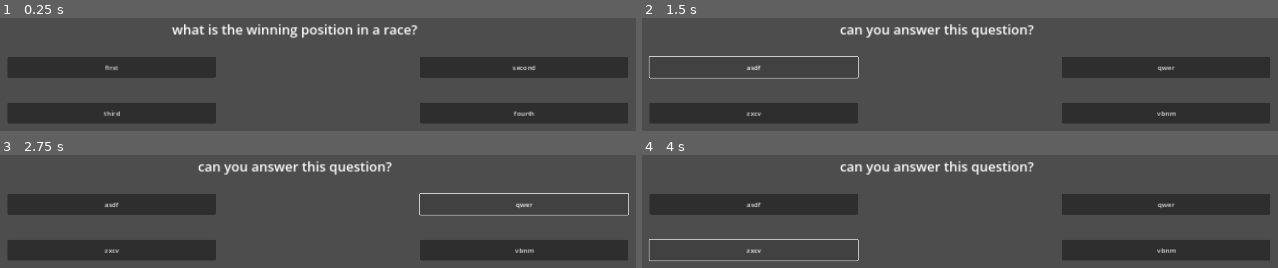
Above: before the commit, frames 1-4 (two rows, left to right).
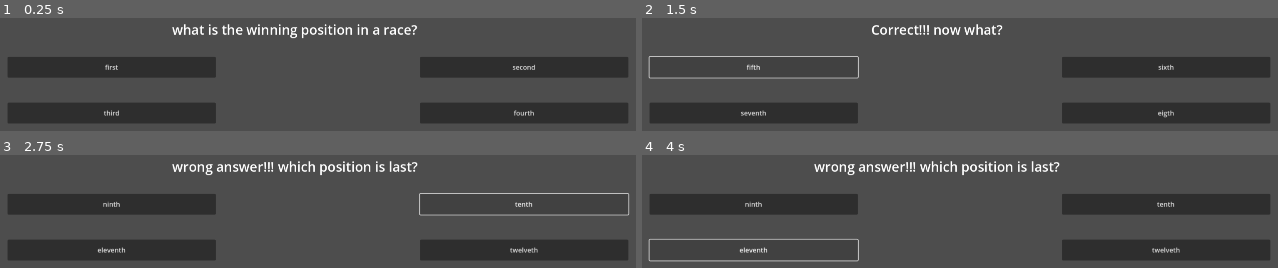
Above: after the commit, the same moments.

Repository: mxbernerSNC/Reverse-Dating-Sim
Game: Godot game, scene res://main.tscn
Two runs of this game, one before a commit and one after it. Both use one fixed random seed, a clock stepped at 60 frames per second and the inputs below. Before the commit the project starts from res://date.tscn.
Inputs:
- Up to frame 1 (0.25 s): no input
- Up to frame 2 (1.5 s): click "first" at 0.5 s; click "asdf" (after the commit: "fifth") at 1.25 s
- Up to frame 3 (2.75 s): click "qwer" (after the commit: "sixth") at 2 s
- Up to frame 4 (4 s): click "asdf" (after the commit: "ninth") at 2.75 s; click "zxcv" (after the commit: "seventh") at 3.5 s

The runs differ from the first frame. In frame 1, 1.4% of the frame differs, in the area x 16-85%, y 5-87%; in frame 2, 2.4%; in frame 3, 2.8%; in frame 4, 3.0%, in the area x 0-85%, y 5-95%.

Commit message:
added main.gd

Diff:
--- /dev/null
+++ b/main.gd
@@ -0,0 +1,35 @@
+extends Node2D
+
+var scenes = {
+	"intro_scene.tscn": {
+		"question": "what is the winning position in a race?",
+		"options": [
+			{"text": "first", "next": "first_scene.tscn"},
+			{"text": "second", "next": "second_scene.tscn"},
+			{"text": "third", "next": "second_scene.tscn"},
+			{"text": "fourth", "next": "second_scene.tscn"}
+		]
+	},
+	"first_scene.tscn": {
+		"question": "Correct!!! now what?",
+		"options": [
+			{"text": "fifth", "next": "fifth.tscn"},
+			{"text": "sixth", "next": "sixth.tscn"},
+			{"text": "seventh", "next": "seventh.tscn"},
+			{"text": "eigth", "next": "eigth.tscn"}
+		]
+	},
+	"second_scene.tscn": {
+		"question": "wrong answer!!! which position is last?",
+		"options": [
+			{"text": "ninth", "next": "ninth.tscn"},
+			{"text": "tenth", "next": "tenth.tscn"},
+			{"text": "eleventh", "next": "eleventh.tscn"},
+			{"text": "twelveth", "next": "twelveth.tscn"}
+		]
+	}
+}
+
+func _ready():
+	$prompt.scenes = scenes
+	$prompt.init_scene(scenes["intro_scene.tscn"])
--- /dev/null
+++ b/main.tscn
@@ -0,0 +1,11 @@
+[gd_scene load_steps=3 format=3 uid="uid://bsplnkju8h0m3"]
+
+[ext_resource type="Script" path="res://main.gd" id="1_efkcx"]
+[ext_resource type="PackedScene" uid="uid://nclmb31of5ke" path="res://prompt.tscn" id="1_gw8ds"]
+
+[node name="main" type="Node2D"]
+script = ExtResource("1_efkcx")
+
+[node name="background" type="Sprite2D" parent="."]
+
+[node name="prompt" parent="." instance=ExtResource("1_gw8ds")]
--- a/project.godot
+++ b/project.godot
@@ -11,7 +11,7 @@
 [application]
 
 config/name="reverse_dating_sim"
-run/main_scene="res://date.tscn"
+run/main_scene="res://main.tscn"
 config/features=PackedStringArray("4.2", "Forward Plus")
 config/icon="res://icon.svg"
 
@@ -19,4 +19,4 @@
 
 window/size/viewport_width=1920
 window/size/viewport_height=1080
-window/stretch/mode="canvas_items"
+window/stretch/mode="viewport"
--- a/prompt.gd
+++ b/prompt.gd
@@ -1,44 +1,18 @@
 extends Control
 
+var scenes
 var options
-var question
-
-var scenes = {
-	"example_scene.tscn": {
-		"question": "what is the winning position in a race?",
-		"options": [
-			{"text": "first", "next": "first_scene.tscn"},
-			{"text": "second", "next": "second_scene.tscn"},
-			{"text": "third", "next": "third_scene.tscn"},
-			{"text": "fourth", "next": "fourth_scene.tscn"}
-		]
-	},
-	"first_scene.tscn": {
-		"question": "can you answer this question?",
-		"options": [
-			{"text": "asdf", "next": "fifth_scene.tscn"},
-			{"text": "qwer", "next": "sixth_scene.tscn"},
-			{"text": "zxcv", "next": "seventh_scene.tscn"},
-			{"text": "vbnm", "next": "eigth_scene.tscn"}
-		]
-	}
-}
-
-func _ready():
-	options = self.find_children("opt*")
-	question = self.find_child("question")
-
-	init_scene(scenes["example_scene.tscn"])
 
 func init_scene(scene):
-	question.text = scene.question
+	options = self.find_children("opt*")
+	$question.text = scene.question
 	for i in range(0, len(scene.options)):
 		options[i].text = scene.options[i].text
-		options[i].pressed.connect(_option_selected)
 
-func _option_selected():
-	# load next scene
-	# init_scene(option.next)
-	print("next scene")
-	init_scene(scenes["first_scene.tscn"])
-	pass
+		# send next scene to _option_selected when button is pressed
+		options[i].pressed.connect(_option_selected.bind(scene.options[i].next))
+
+func _option_selected(next_scene):
+	print("Switching to ", next_scene)
+	if next_scene in scenes:
+		init_scene(scenes[next_scene])
--- a/date.tscn
+++ b/prompt.tscn
@@ -1,22 +1,20 @@
-[gd_scene load_steps=3 format=3 uid="uid://bsplnkju8h0m3"]
+[gd_scene load_steps=3 format=3 uid="uid://nclmb31of5ke"]
 
-[ext_resource type="Script" path="res://prompt.gd" id="1_iy358"]
+[ext_resource type="Script" path="res://prompt.gd" id="1_sfkva"]
 
 [sub_resource type="LabelSettings" id="LabelSettings_xp4m0"]
 font_size = 32
 
-[node name="Node2D" type="Node2D"]
-
-[node name="prompt" type="Control" parent="."]
+[node name="prompt" type="Control"]
 layout_mode = 3
 anchors_preset = 0
 offset_top = 768.0
 offset_right = 1920.0
 offset_bottom = 1038.0
-script = ExtResource("1_iy358")
+script = ExtResource("1_sfkva")
 metadata/_edit_use_anchors_ = true
 
-[node name="opt1" type="Button" parent="prompt"]
+[node name="opt1" type="Button" parent="."]
 layout_mode = 1
 anchors_preset = 4
 anchor_top = 0.5
@@ -28,7 +26,7 @@
 grow_vertical = 2
 text = "option1"
 
-[node name="opt2" type="Button" parent="prompt"]
+[node name="opt2" type="Button" parent="."]
 layout_mode = 1
 anchors_preset = 6
 anchor_left = 1.0
@@ -44,7 +42,7 @@
 text = "option2
 "
 
-[node name="opt3" type="Button" parent="prompt"]
+[node name="opt3" type="Button" parent="."]
 layout_mode = 1
 anchors_preset = 2
 anchor_top = 1.0
@@ -56,7 +54,7 @@
 text = "option3
 "
 
-[node name="opt4" type="Button" parent="prompt"]
+[node name="opt4" type="Button" parent="."]
 layout_mode = 1
 anchors_preset = 3
 anchor_left = 1.0
@@ -70,7 +68,7 @@
 grow_vertical = 0
 text = "option4"
 
-[node name="question" type="Label" parent="prompt"]
+[node name="question" type="Label" parent="."]
 custom_minimum_size = Vector2(0, 90)
 layout_mode = 1
 anchors_preset = 10
Not shown, added: int5BB8.tmp
Not shown, added: intC266.tmp
